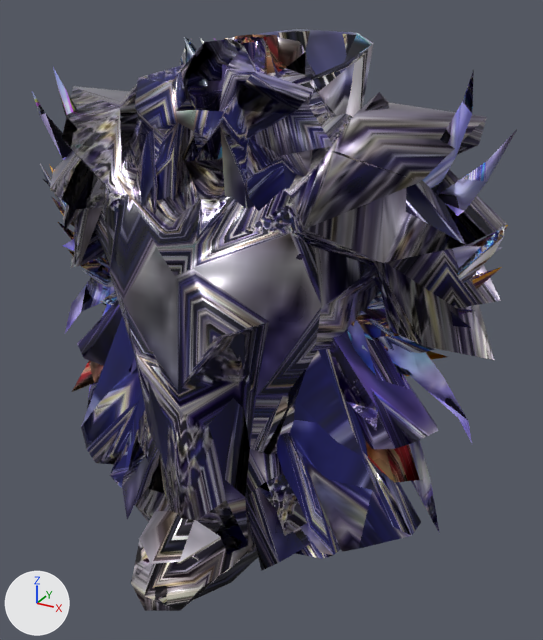
Before and after pictures for a commit that changed the glTF model public/game/models/equipment/loot-library.glb.
Both versions are drawn from a 50 mm camera at (0.732, -1.193, 0.578) aimed at (0.065, 0.021, -0.029). The lights are fixed; the arrows at lower left show +X, +Y and +Z. The first picture is the older version. Where no turn or scale is listed for an object, it has been applied to the vertices.
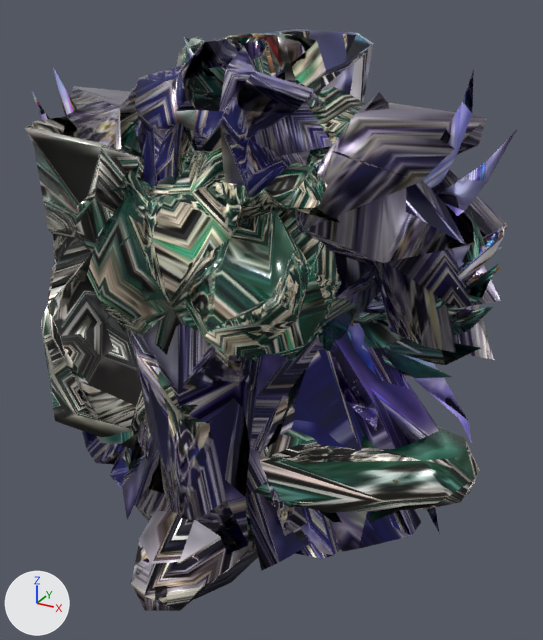
Pixel boxes [x1, y1, x2, y2] of what changed, in the pictures (543 x 640 px):
'mesh.014', added: after [87, 33, 366, 542]
'mesh.015', added: after [25, 115, 480, 513]
'mesh.016', added (mostly hidden): after [52, 211, 499, 383]
'mesh.017', added (mostly hidden): after [97, 37, 400, 522]
'mesh.020', added: after [177, 37, 205, 67]
'mesh.018', added: after [280, 41, 296, 84]
'mesh.009', unchanged, covered by the edit: before [72, 34, 420, 483]; after [235, 34, 400, 483]
'mesh.007', unchanged, covered by the edit: before [50, 166, 508, 388]; after [351, 224, 508, 388]

Diff of the bpy script that builds the scene:
```diff
--- a/public/game/models/equipment/loot-library.glb.py
+++ b/public/game/models/equipment/loot-library.glb.py
@@ mat_material_0_020 @@
+mat_material_0_020 = bpy.data.materials.new('Material_0.020')
+# uses the picture img_image_43
+# uses the picture img_image_44
@@ mat_material_0_018 @@
+mat_material_0_018 = bpy.data.materials.new('Material_0.018')
+# uses the picture img_image_39
+# uses the picture img_image_40
@@ mat_material_0_017 @@
+mat_material_0_017 = bpy.data.materials.new('Material_0.017')
+# uses the picture img_image_37
+# uses the picture img_image_38
@@ mat_material_0_016 @@
+mat_material_0_016 = bpy.data.materials.new('Material_0.016')
+# uses the picture img_image_35
+# uses the picture img_image_36
@@ mat_material_0_015 @@
+mat_material_0_015 = bpy.data.materials.new('Material_0.015')
+# uses the picture img_image_33
+# uses the picture img_image_34
@@ mat_material_0_014 @@
+mat_material_0_014 = bpy.data.materials.new('Material_0.014')
+# uses the picture img_image_31
+# uses the picture img_image_32
@@ ob_mesh_020 @@
+ob_mesh_020 = bpy.data.objects.new('mesh.020', me_mesh_020)  # 347 vertices, 649 faces; spans x -0.162..0.08, y -0.021..0.02, z -0.499..0.501
+ob_mesh_020.location = (0.041, 0.0, -0.001)
@@ ob_mesh_018 @@
+ob_mesh_018 = bpy.data.objects.new('mesh.018', me_mesh_018)  # 327 vertices, 649 faces; spans x -0.135..0.136, y -0.035..0.035, z -0.5..0.5
+ob_mesh_018.location = (-0.001, 0.0, 0.0)
@@ ob_mesh_017 @@
+ob_mesh_017 = bpy.data.objects.new('mesh.017', me_mesh_017)  # 292 vertices, 636 faces; spans x -0.408..0.403, y -0.133..0.132, z -0.5..0.5
+ob_mesh_017.location = (0.002, 0.0, 0.0)
@@ ob_mesh_016 @@
+ob_mesh_016 = bpy.data.objects.new('mesh.016', me_mesh_016)  # 329 vertices, 610 faces; spans x -0.499..0.501, y -0.03..0.029, z -0.255..0.253
+ob_mesh_016.location = (-0.001, 0.0, 0.001)
@@ ob_mesh_015 @@
+ob_mesh_015 = bpy.data.objects.new('mesh.015', me_mesh_015)  # 329 vertices, 650 faces; spans x -0.501..0.499, y -0.165..0.168, z -0.335..0.335
+ob_mesh_015.location = (0.001, -0.002, 0.0)
@@ ob_mesh_014 @@
+ob_mesh_014 = bpy.data.objects.new('mesh.014', me_mesh_014)  # 318 vertices, 645 faces; spans x -0.294..0.294, y -0.24..0.239, z -0.497..0.503
+ob_mesh_014.location = (0.0, 0.001, -0.003)
```
